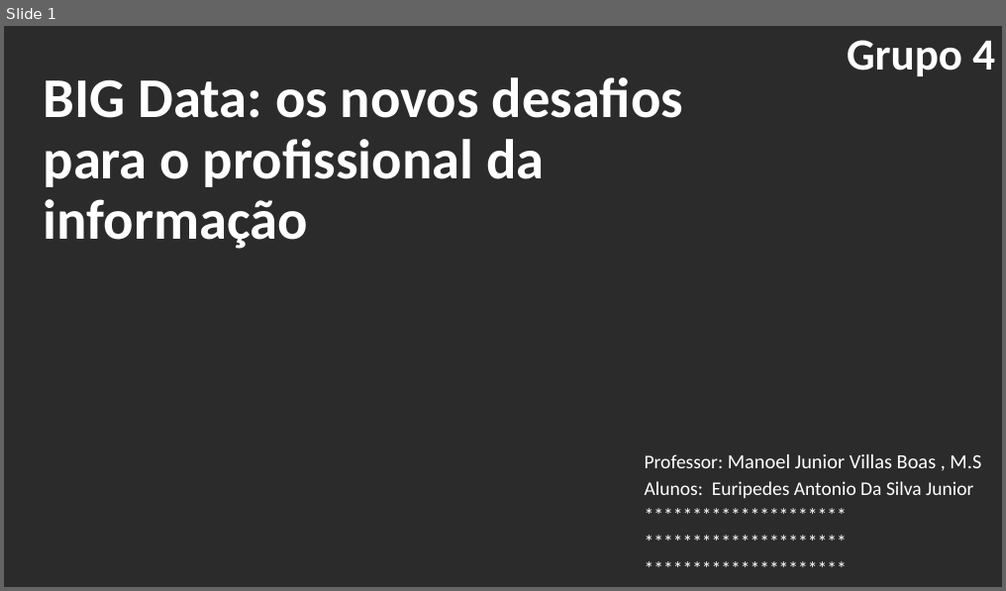
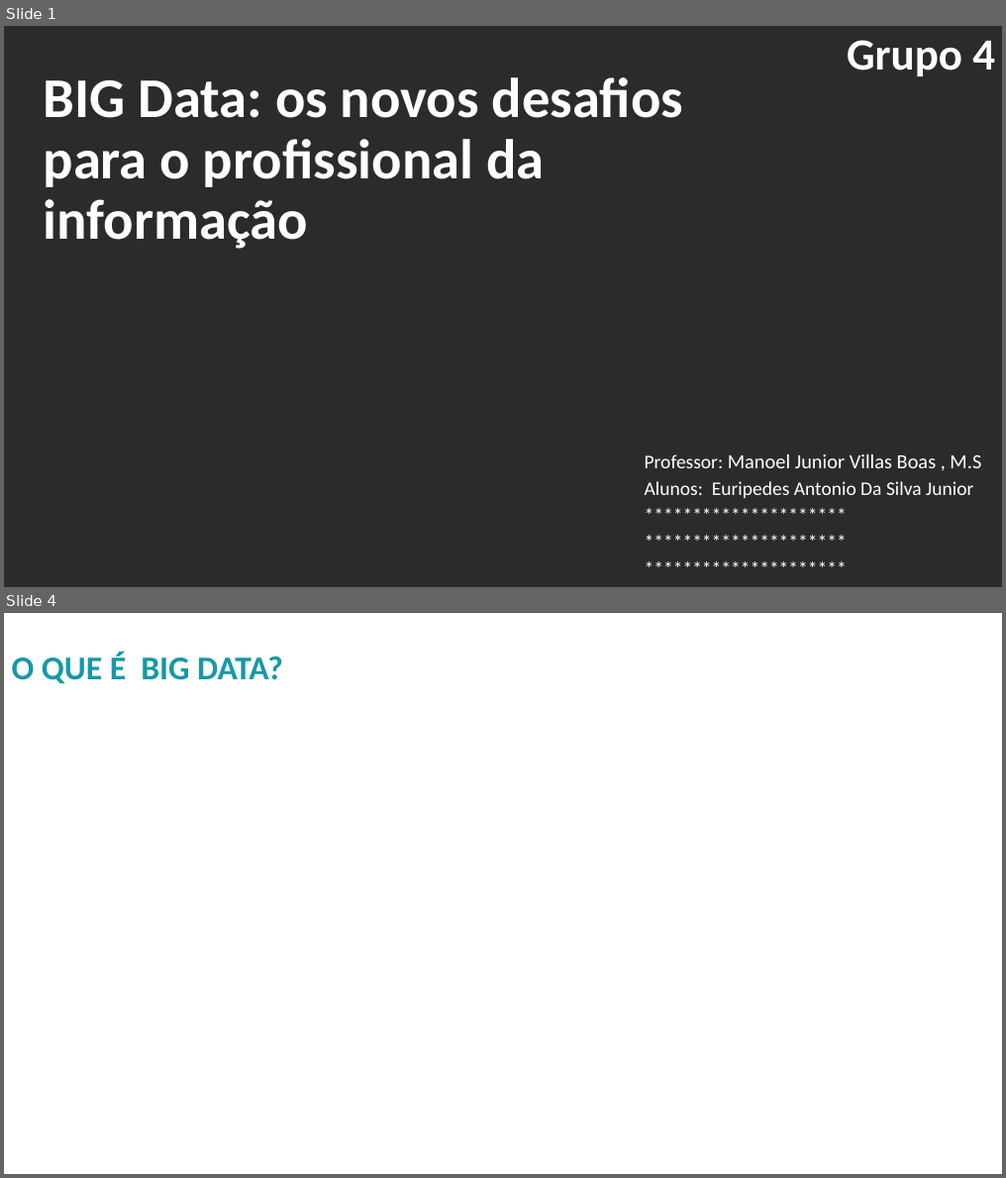
Before and after one commit to Euripedesjr9/UFRJ-ED, a slide deck: Grupo_4_BIG_Data_Desafios_profissional_info.pptx. Shown one above the other, each under a label of ours: slide 1 before the commit, slides 1 and 4 after it; the slides between them are not shown. The pictures are 1006x591 and 1006x1178 pixels, drawn with LibreOffice and Linux fonts; fonts in the diff are those of the drawing; background and template pictures are left out; a plain dark background stands for a picture behind light text. Boxes give left, top, right and bottom in pixels: in the first picture for what was removed or moved away, otherwise in the second. Text is boxed around its words. In the diff, an @@ line names an element or a change of style, - is before the commit and + after.

```diff
--- a/Grupo_4_BIG_Data_Desafios_profissional_info.pptx
+++ b/Grupo_4_BIG_Data_Desafios_profissional_info.pptx
@@ slide 4 added at (x1=4, y1=613, x2=1002, y2=1174), background picture (left out) @@
@@ title added at (x1=12, y1=652, x2=283, y2=684), 32 pt, text #1698A8, bold @@
+O QUE É BIG DATA?
```
Also in this commit, not shown: 1 slide changed, 4 other slides added, 1 slide removed.
